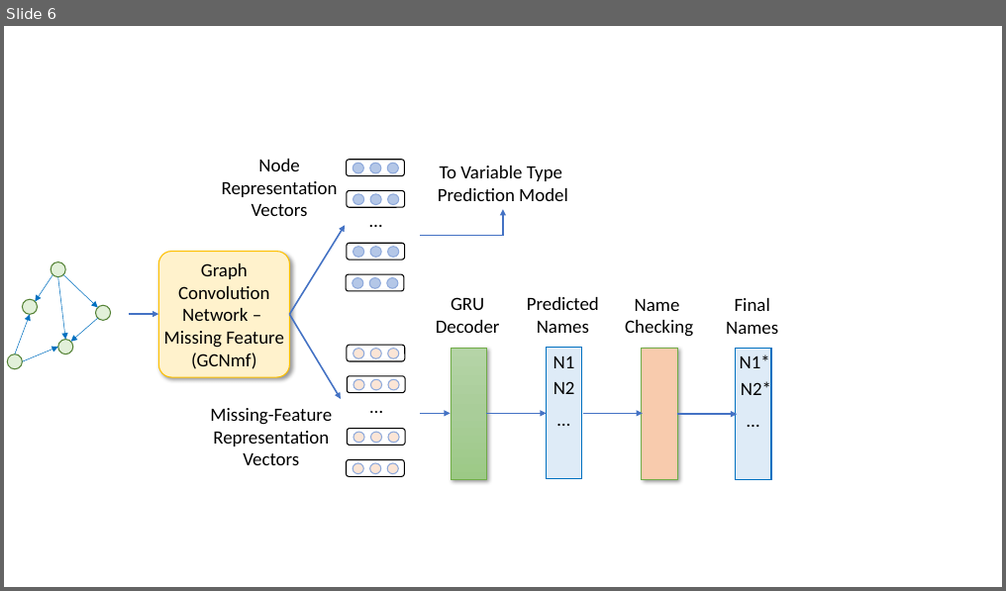
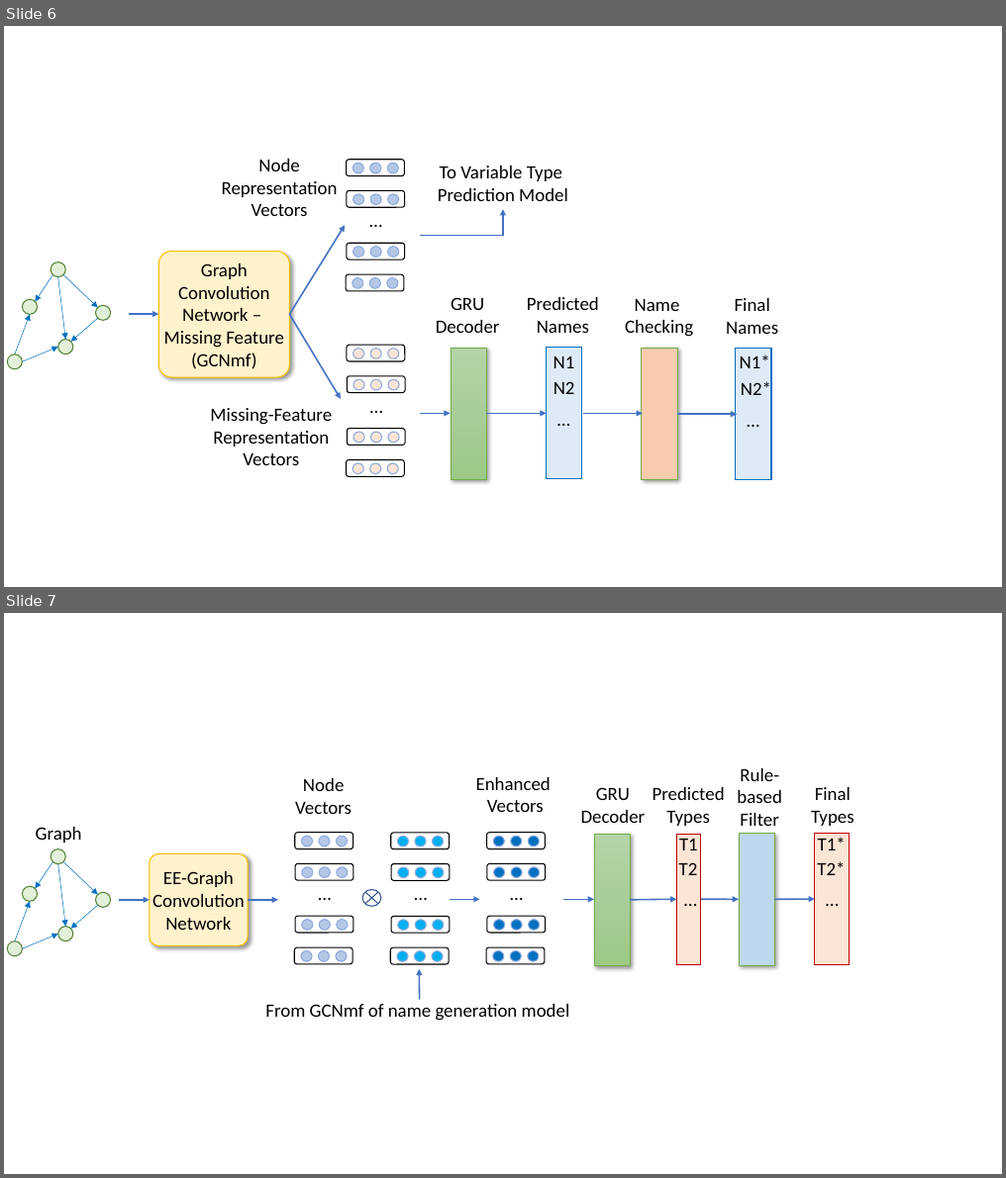
Before and after one commit to tien-n-nguyen/deminification, a slide deck: figures/figures.pptx. Shown one above the other, each under a label of ours: slide 6 before the commit, slides 6 and 7 after it. The pictures are 1006x591 and 1006x1178 pixels, drawn with LibreOffice and Linux fonts; fonts in the diff are those of the drawing. Boxes give left, top, right and bottom in pixels: in the first picture for what was removed or moved away, otherwise in the second. Text is boxed around its words. In the diff, an @@ line names an element or a change of style, - is before the commit and + after.

```diff
--- a/figures/figures.pptx
+++ b/figures/figures.pptx
@@ slide 7 added at (4, 613, 1002, 1174), background #FFFFFF @@
@@ text added at (295, 778, 351, 814), 18 pt, text #000000 @@
+Node
+Vectors
@@ text added at (476, 777, 550, 812), 18 pt, text #000000 @@
+Enhanced
+Vectors
@@ text added at (581, 787, 646, 823), 18 pt, text #000000 @@
+GRU
+Decoder
@@ text added at (652, 787, 725, 826), 18 pt, text #000000 @@
+Predicted
+Types
@@ text added at (737, 768, 782, 826), 18 pt, text #000000 @@
+Rule-
+based
+Filter
@@ text added at (811, 787, 854, 826), 18 pt, text #000000 @@
+Final
+Types
@@ text added at (36, 827, 82, 843), 18 pt, text #000000 @@
+Graph
@@ rectangle added at (594, 834, 630, 965), fill gradient #B5D5A7 to #AACE9A to #9CC987, outline #70AD47 0.5 pt @@
@@ rectangle added at (677, 834, 701, 964), fill #FBE5D6, outline #C00000 1 pt, 18 pt, text #000000 @@
+…
@@ text added at (679, 839, 698, 851), 18 pt, text #000000 @@
+T1
@@ rectangle added at (739, 834, 774, 965), fill #BDD7EE, outline #70AD47 0.5 pt @@
@@ rectangle added at (815, 833, 849, 964), fill #FBE5D6, outline #C00000 1 pt, 18 pt, text #000000 @@
+…
@@ text added at (818, 837, 846, 851), 18 pt, text #000000 @@
+T1*
@@ rounded rectangle added at (150, 854, 248, 947), fill #FFF2CC, outline #FFC000 1 pt, 18 pt, text #000000 @@
+EE-Graph
+Convolution
+Network
@@ group added at (294, 833, 353, 964): 12 ellipses, 4 rounded rectangles, 1 text @@
+…
@@ group added at (486, 833, 546, 964): 12 ellipses, 4 rounded rectangles, 1 text @@
+…
@@ text added at (679, 862, 698, 875), 18 pt, text #000000 @@
+T2
@@ text added at (817, 861, 845, 875), 18 pt, text #000000 @@
+T2*
@@ group added at (7, 850, 110, 957): 6 arrows, 5 ellipses @@
@@ arrow added from (119, 900) to (150, 900), #4472C4 1.5 pt @@
@@ arrow added from (249, 900) to (278, 900), #4472C4 1.5 pt @@
@@ flow chart summing junction added at (362, 890, 381, 906), outline #325491 1 pt @@
@@ arrow added from (450, 900) to (480, 900), #4472C4 1.5 pt @@
@@ arrow added from (564, 900) to (594, 900), #4472C4 1.5 pt @@
@@ arrow added from (630, 900) to (677, 900), #4472C4 1.5 pt @@
@@ arrow added from (701, 900) to (739, 900), #4472C4 1.5 pt @@
@@ arrow added from (774, 900) to (815, 899), #4472C4 1.5 pt @@
@@ arrow added from (420, 1000) to (420, 969), #4472C4 1.5 pt @@
@@ group added at (265, 833, 570, 1021): 12 ellipses, 4 rounded rectangles, 2 texts @@
+…
+From GCNmf of name generation model
```
Also in this commit, not shown: 6 other files.
